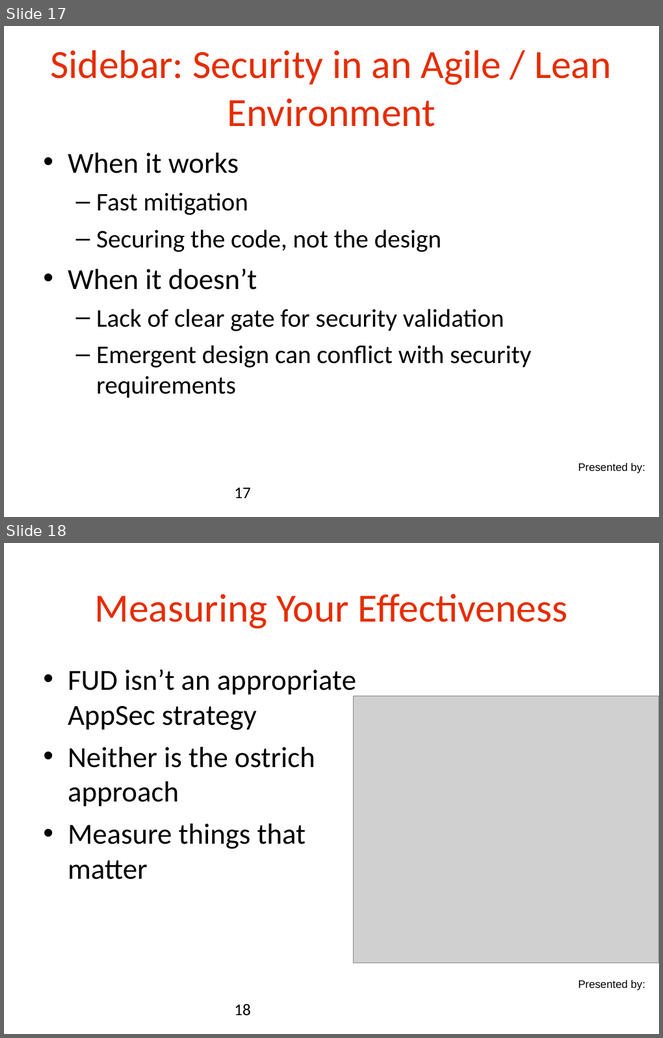
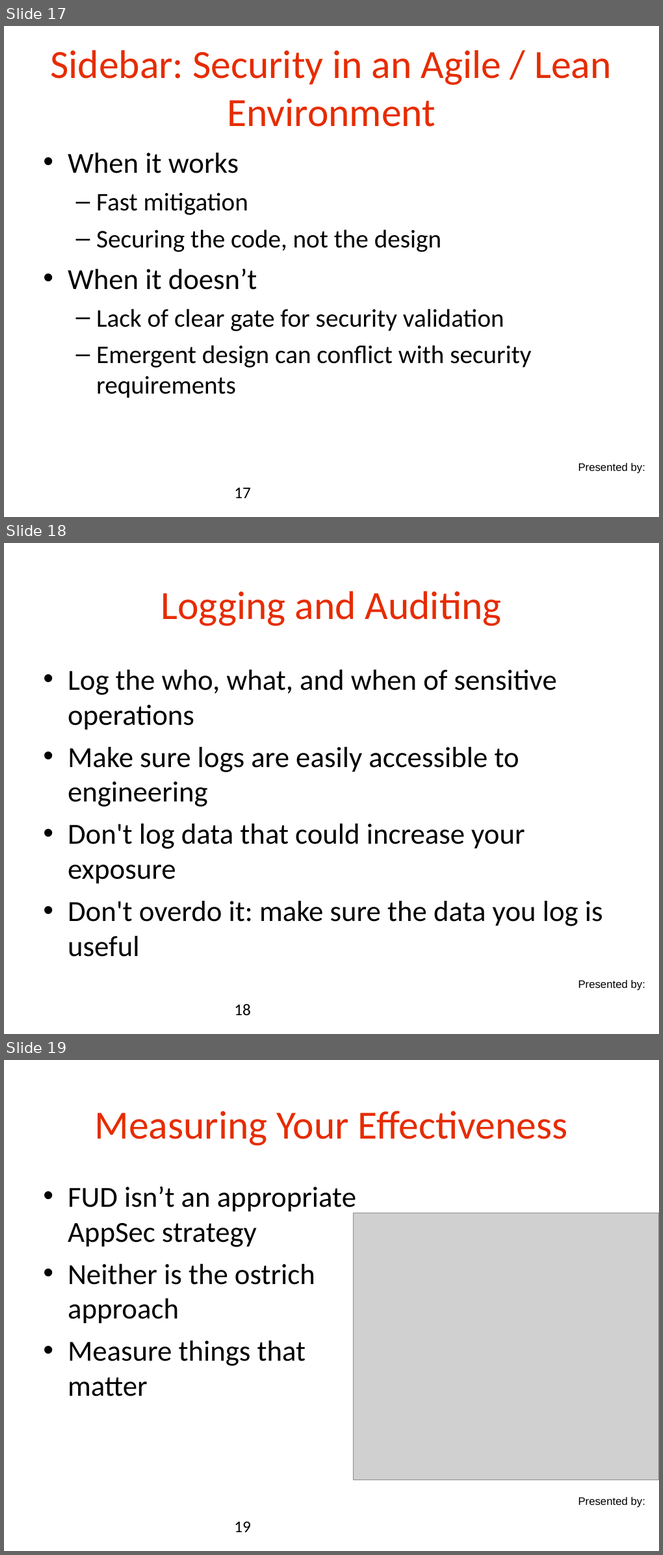
Before and after one commit to danielsomerfield/app-sec-presentation, a slide deck: AppSec Presentation Deck Day 5.ppt. Shown one above the other, each under a label of ours: slides 17 and 18 before the commit, slides 17, 18 and 19 after it. The pictures are 663x1038 and 663x1555 pixels, drawn with LibreOffice and Linux fonts; fonts in the diff are those of the drawing; grey boxes stand for pictures; background and template pictures are left out. Boxes give left, top, right and bottom in pixels: in the first picture for what was removed or moved away, otherwise in the second. Text is boxed around its words. In the diff, an @@ line names an element or a change of style, - is before the commit and + after.

```diff
--- a/AppSec Presentation Deck Day 5.ppt
+++ b/AppSec Presentation Deck Day 5.ppt
@@ slide 18 added at [4,543,659,1034], background #FFFFFF; not listed: 1 template element that a slide beside it also shows @@
@@ title added at [161,591,502,626], 44 pt, text #E62C00 @@
+Logging and Auditing
@@ text added at [68,670,603,957], 32 pt, text #000000 @@
+• Log the who, what, and when of sensitive operations
+• Make sure logs are easily accessible to engineering
+• Don't log data that could increase your exposure
+• Don't overdo it: make sure the data you log is useful
@@ page number added at [234,1004,251,1016], 18 pt, text #000000 @@
+18
@@ what was slide 18 is now slide 19 @@
@@ page number at [234,1522,251,1533]: text changed @@
-18
+19
```
Also in this commit, not shown: 5 slides changed, 3 other files.
